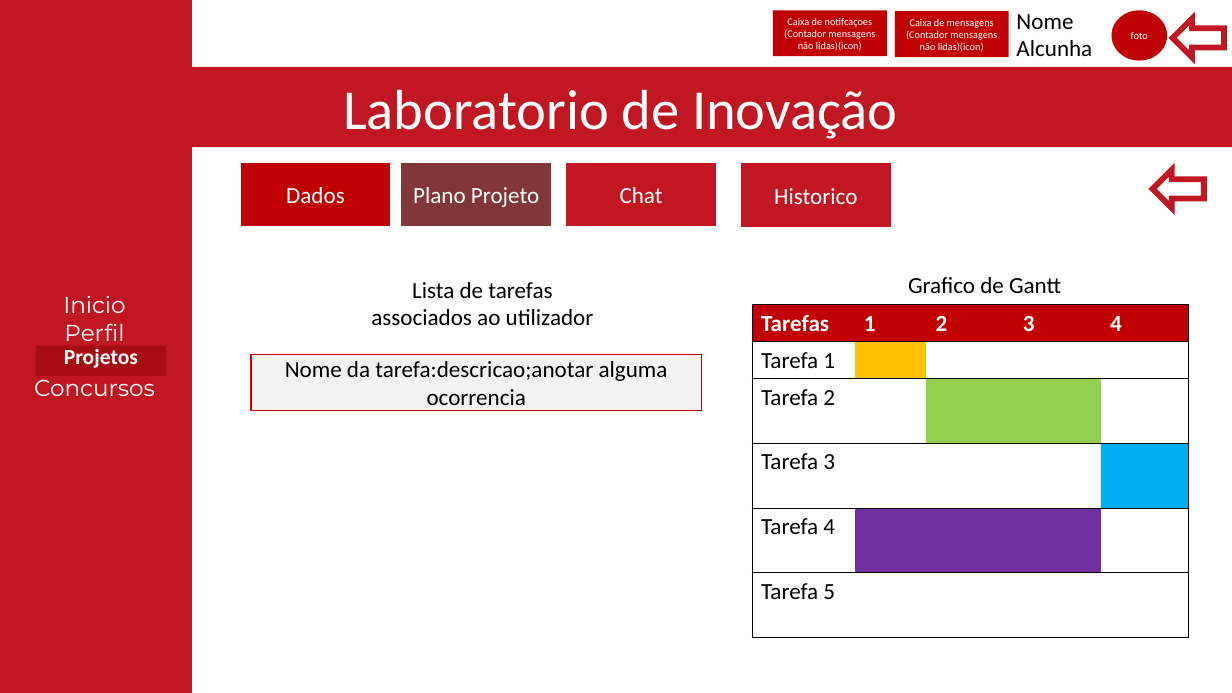
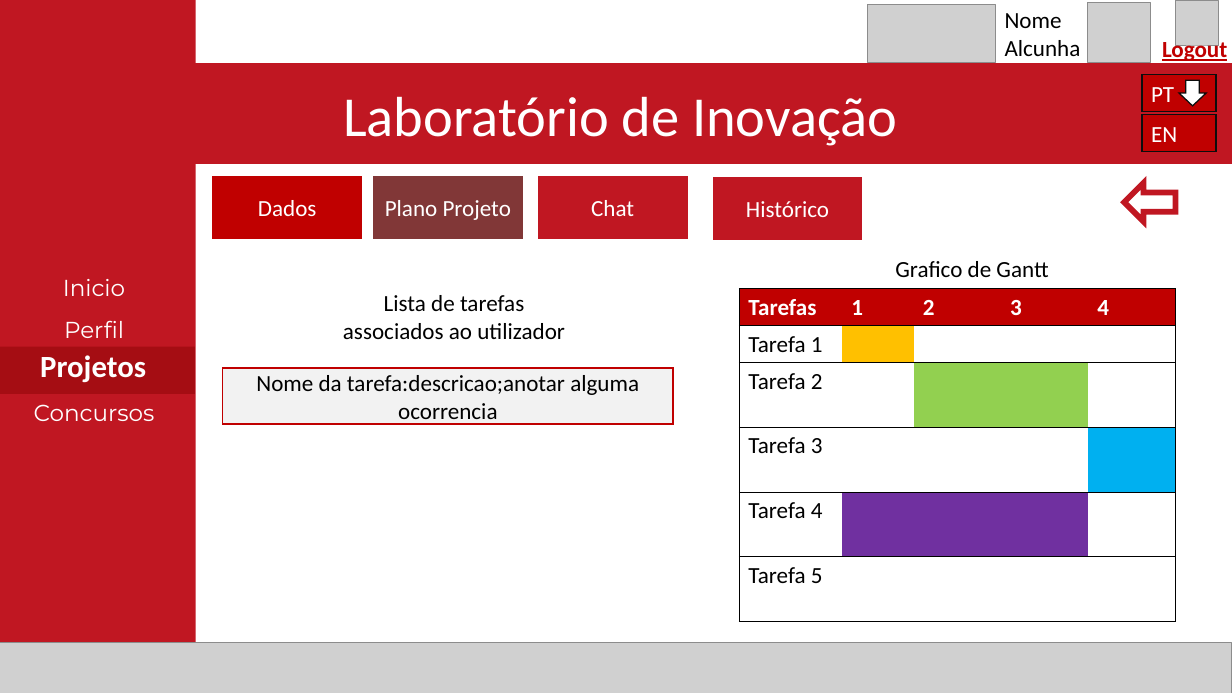
Before and after one commit to Reaf25pt/CriticalProject, a slide deck: slide 18 of frontend/Projetofinal.pptx (slide 19 before the commit). Drawn at 1232x693 pixels with LibreOffice and Linux fonts; fonts in the diff are those of the drawing; grey boxes stand for pictures. Boxes give left, top, right and bottom in pixels: in the first picture for what was removed or moved away, otherwise in the second. Text is boxed around its words. In the diff, an @@ line names an element or a change of style, - is before the commit and + after.

```diff
--- a/frontend/Projetofinal.pptx
+++ b/frontend/Projetofinal.pptx
@@ rectangle "Inicio": place and size @@
-rectangle "Inicio" at [0, 0, 192, 693]
+rectangle "Inicio" at [0, 0, 196, 691]
@@ rectangle "Inicio" at [0, 0, 196, 691]: line spacing 1 to 1.5 @@
@@ rectangle removed at [774, 10, 887, 56] @@
-Caixa de notifcaçoes
-(Contador mensagens não lidas)(icon)
@@ picture added at [868, 5, 996, 63] @@
@@ rectangle removed at [895, 11, 1008, 57] @@
-Caixa de mensagens
-(Contador mensagens não lidas)(icon)
@@ text "Nome": place and size @@
-text "Nome" at [1016, 14, 1092, 56]
+text "Nome" at [1005, 13, 1081, 56]
@@ picture added at [1088, 2, 1151, 63] @@
@@ ellipse removed at [1112, 10, 1167, 60] @@
-foto
@@ left arrow removed at [1173, 18, 1225, 57] @@
@@ picture added at [1176, 1, 1218, 45] @@
@@ text added at [1162, 38, 1227, 64], 18 pt, text #C00000, bold, underline @@
+Logout
@@ rectangle "Laboratório de Inovação": place and size @@
-rectangle "Laboratório de Inovação" at [9, 67, 1232, 147]
+rectangle "Laboratório de Inovação" at [9, 63, 1232, 164]
@@ rectangle added at [1142, 74, 1216, 112], fill #C00000, outline #0D0D0D 1 pt, 18 pt, text #FFFFFF @@
+PT
@@ down arrow added at [1179, 80, 1206, 106], fill #FFFFFF, outline #0D0D0D 1 pt @@
@@ text in rectangle at [343, 96, 897, 146]: text changed @@
-Laboratorio de Inovação
+Laboratório de Inovação
@@ rectangle added at [1142, 115, 1216, 152], fill #C00000, outline #0D0D0D 1 pt, 18 pt, text #FFFFFF @@
+EN
@@ rectangle added at [712, 176, 863, 240], fill #C01722, outline #FFFFFF 1 pt, 18 pt, text #FFFFFF @@
+Histórico
@@ rectangle removed at [740, 163, 892, 227] @@
-Historico
@@ 4 rectangles, 1 text, 1 left arrow: place and size @@
-4 rectangles, 1 text, 1 left arrow at [240, 162, 1204, 411]
+4 rectangles, 1 text, 1 left arrow at [212, 176, 1177, 424]
@@ text "Grafico de Gantt": place and size @@
-text "Grafico de Gantt" at [908, 277, 1061, 293]
+text "Grafico de Gantt" at [895, 261, 1048, 277]
@@ table: place and size @@
-table at [752, 305, 1187, 638]
+table at [739, 288, 1174, 621]
@@ rectangle "Projetos": place and size @@
-rectangle "Projetos" at [36, 346, 166, 376]
+rectangle "Projetos" at [0, 347, 195, 394]
@@ rectangle "Projetos" at [0, 347, 195, 394]: size 16.8 to 24 pt; line spacing 0.7 to 0.9 @@
@@ picture added at [0, 642, 1231, 693] @@
```
Also in this commit, not shown: 16 other slides changed, 7 slides added, 9 slides removed.
